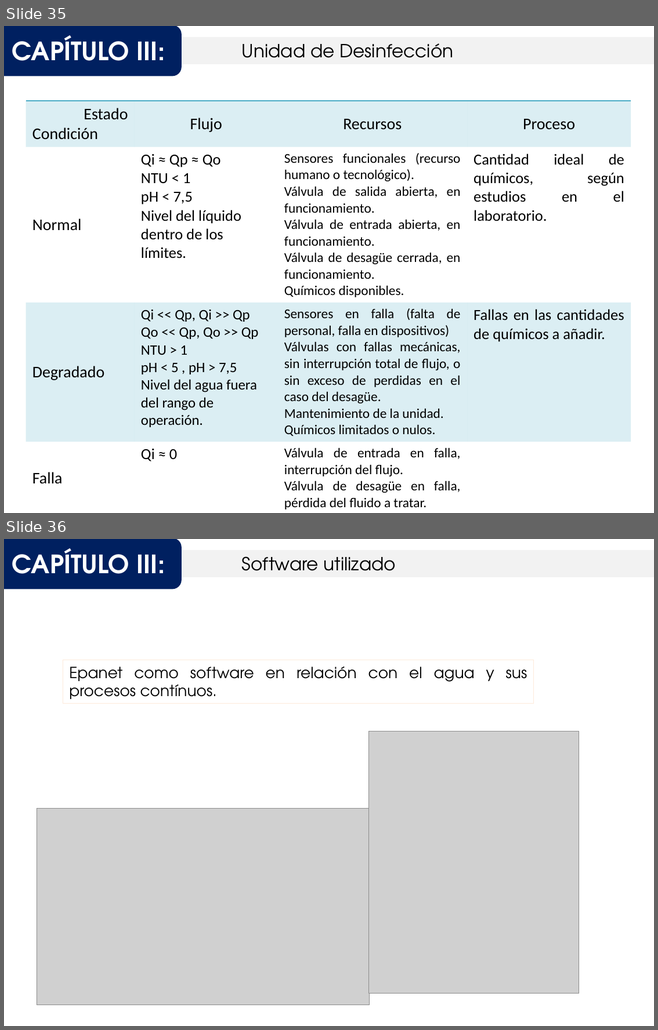
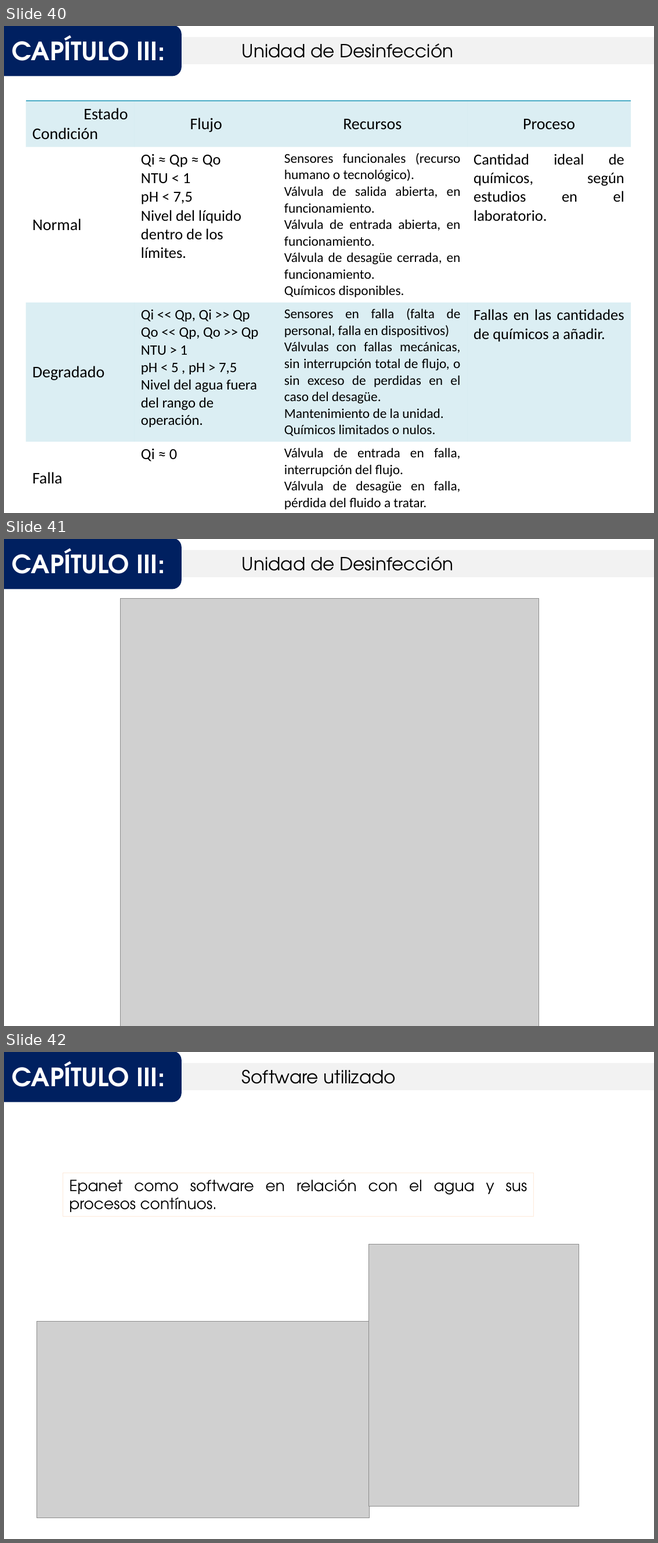
Before and after one commit to Ysislp/digital-twin-prop, a slide deck: Avance - Propuesta de Gemelo Digital.pptx. Shown one above the other, each under a label of ours: slides 35 and 36 before the commit, slides 40, 41 and 42 after it. The pictures are 658x1030 and 658x1543 pixels, drawn with LibreOffice and Linux fonts; fonts in the diff are those of the drawing; grey boxes stand for pictures. Boxes give left, top, right and bottom in pixels: in the first picture for what was removed or moved away, otherwise in the second. Text is boxed around its words. In the diff, an @@ line names an element or a change of style, - is before the commit and + after.

```diff
--- a/Avance - Propuesta de Gemelo Digital.pptx
+++ b/Avance - Propuesta de Gemelo Digital.pptx
@@ slide 41 added at (4,539,654,1026), background #FFFFFF @@
@@ rounded rectangle added at (4,539,180,588), fill #002060, outline #002060 2 pt, 28 pt, text #FFFFFF, bold @@
+CAPÍTULO III:
@@ rectangle added at (170,551,654,576), fill #F2F2F2, outline #F2F2F2 2 pt, 20 pt, text #000000 @@
+Unidad de Desinfección
@@ picture added at (120,599,539,1026) @@
@@ what was slide 35 is now slide 40 @@
@@ what was slide 36 is now slide 42 @@
```
Also in this commit, not shown: 2 slides changed, 5 other slides added, 8 other files.
